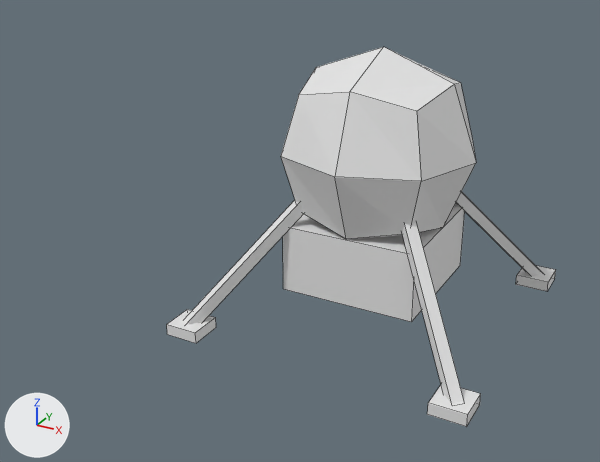
Before and after pictures for a commit that changed the Blender file LandingCraft/lander.blend.
Camera for both pictures: a 50 mm lens placed at (2.65, -6.2, 4.17), pointed at (-0.51, -0.46, 1.3). Lighting does not change. The marker at lower left points along +X, +Y and +Z. Mesh edges are drawn as thin lines.
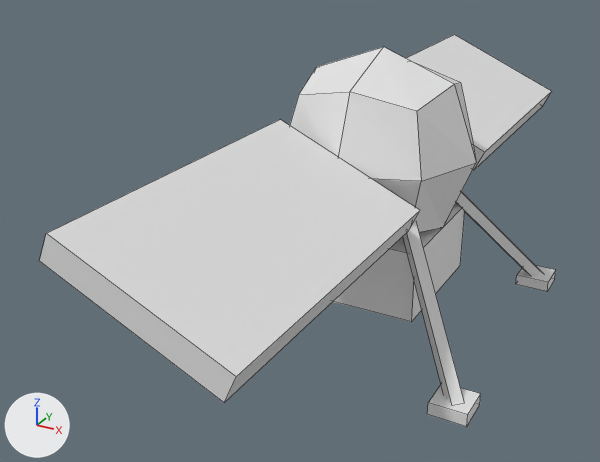
The change, as a list of edits to the scene's bpy script:
```text
Change me_cube:
    used by ob_cube; location = (0.0, 0.0, 2.0)
    remove me_cube.from_pydata(...)  # 98 vertices, 78 faces; spans x -1.33..1.33, y -1.33..1.33, z -1.51..0.84
    add me_cube.from_pydata(...)  # 114 vertices, 90 faces; spans x -3.28..3.28, y -1.33..1.33, z -1.51..0.84
    me_cube part 1
    8 vertices are added at x -3.28..0.78, y -0.68..0.59, z -0.35..0.37
    8 new vertices lie (2.5, 0.0, 0.0) away from vertices in x -3.28..0.78, y -0.68..0.59, z -0.35..0.37
    12 new faces join them
Change ob_cube:
    ob_cube.rotation_euler: (0.0, 0.0, 0.0) -> (0.0, 0.0, 1.571)  # degrees (0, 0, 0) -> degrees (0, 0, 90)
```

Pixel boxes (x1, y1, x2, y2) of what changed, in the pictures (600 x 462 px):
'Cube', reshaped, turned: before (167, 47, 556, 427); after (40, 34, 556, 427)
part 1 of me_cube, added: after (40, 34, 552, 403)
